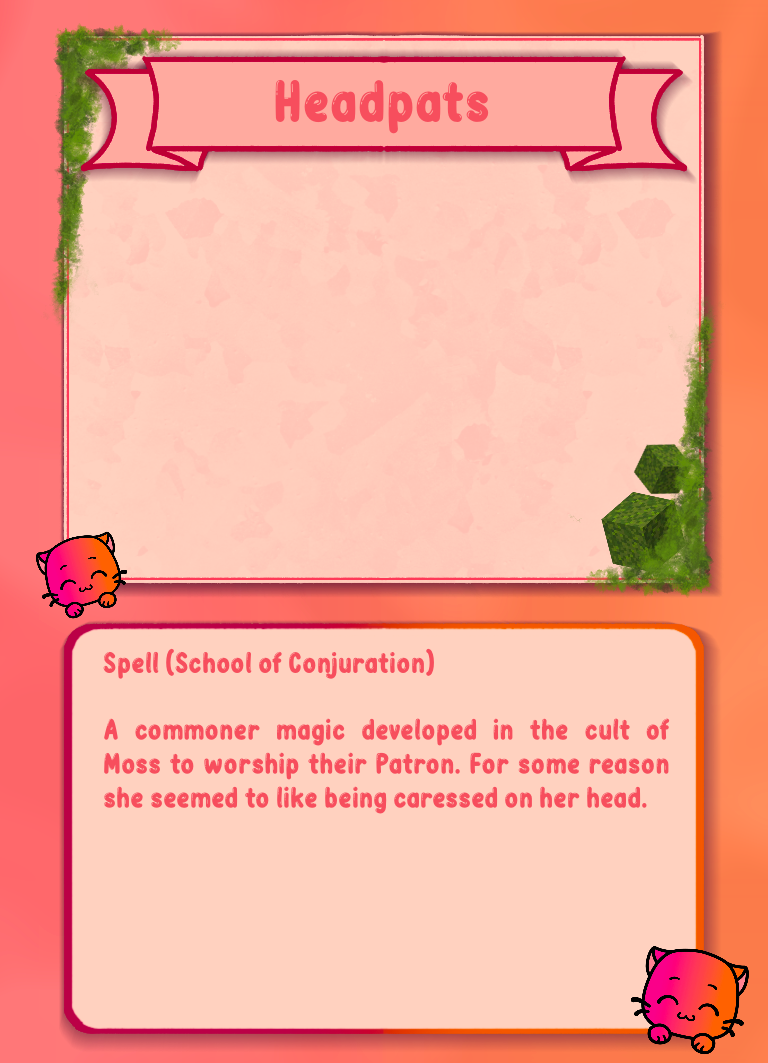
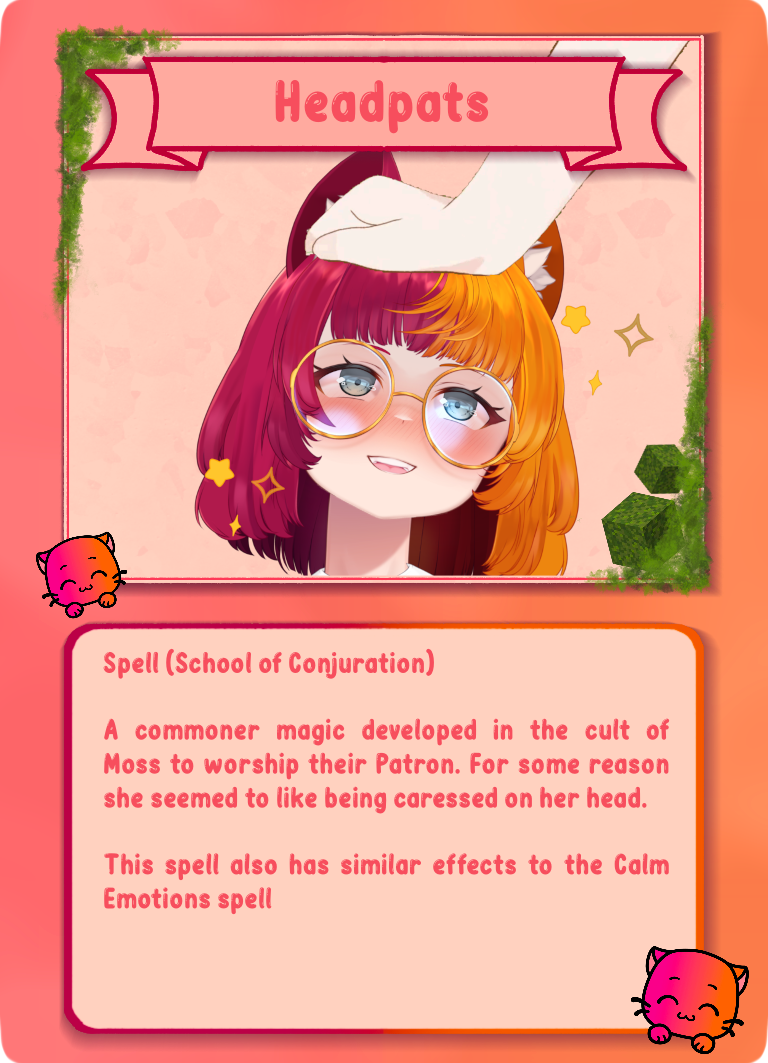
Layers edited between the first and the second 768x1063 image:
painted on "Spell (School of Conjuration) ..." over box(104, 853, 669, 915)
added layer "headpats.png" above "plainCardTopTextBox.png #1" over box(194, 40, 691, 576)
painted on "plainCardBackground.png" over box(0, 0, 768, 1063)
